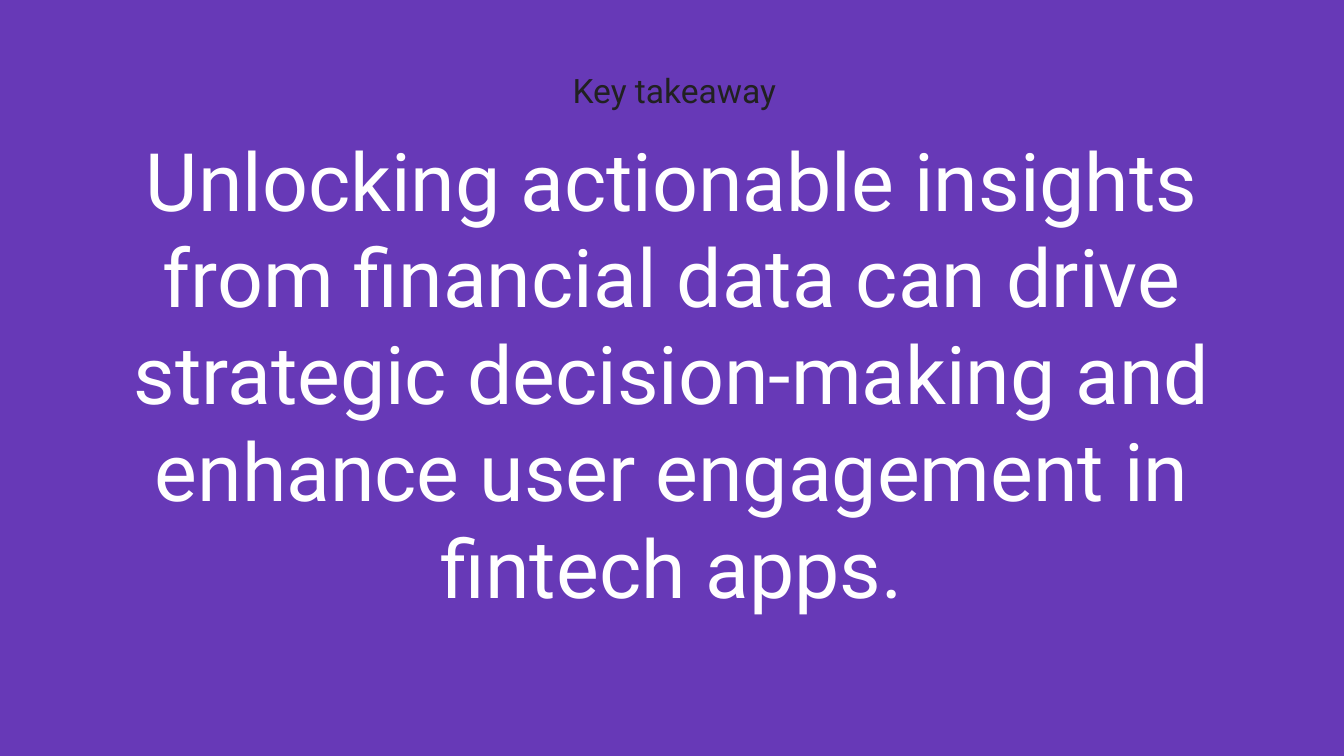
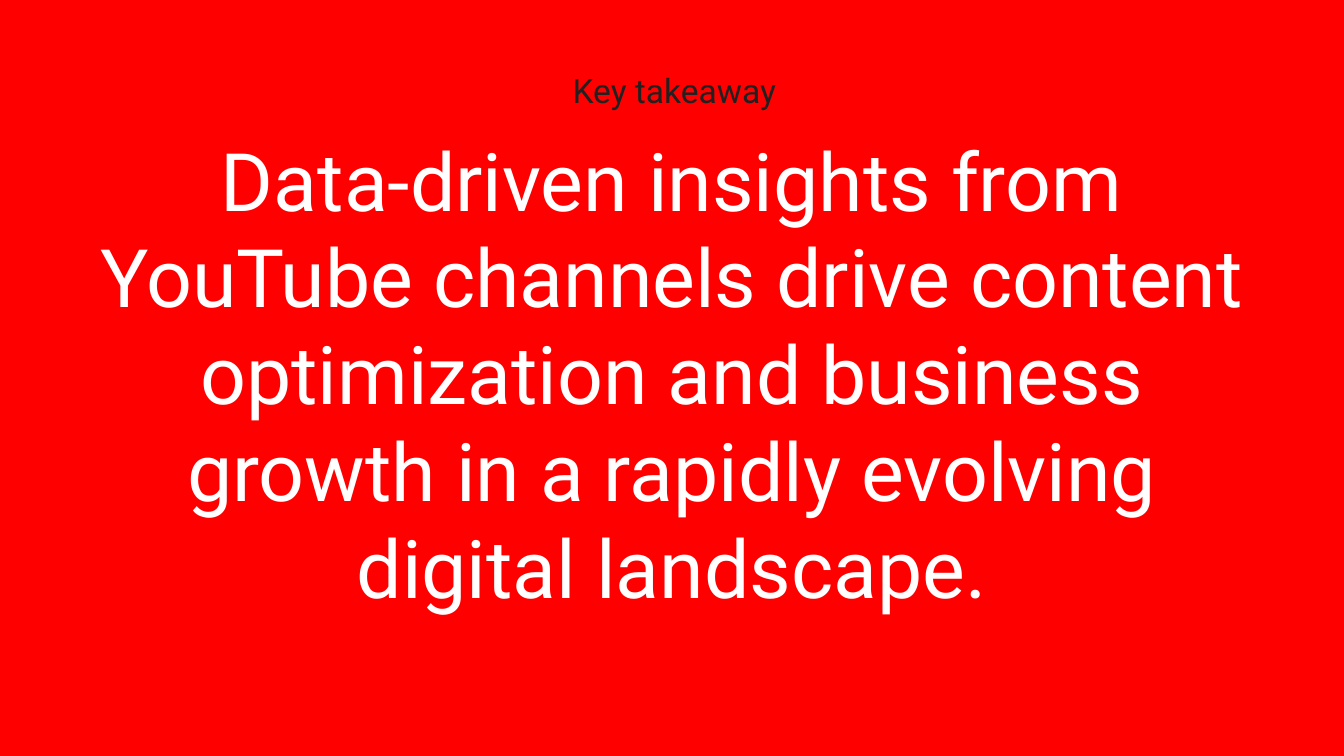
Before and after one commit to surabhi0901/phonepe_pulse_data_visualization_and_exploration, a slide deck: slide 11 of project-overview.pptx (slide 10 before the commit). Drawn at 1344x756 pixels with LibreOffice and Linux fonts; fonts in the diff are those of the drawing. Boxes give left, top, right and bottom in pixels: in the first picture for what was removed or moved away, otherwise in the second. Text is boxed around its words. In the diff, an @@ line names an element or a change of style, - is before the commit and + after.

```diff
--- a/project-overview.pptx
+++ b/project-overview.pptx
@@ background #6739B7 to #FF0000 @@
@@ title at bbox=[100, 149, 1243, 615]: text changed @@
-Unlocking actionable insights from financial data can drive strategic decision-making and enhance user engagement in fintech apps.
+Data-driven insights from YouTube channels drive content optimization and business growth in a rapidly evolving digital landscape.
```
Also in this commit, not shown: 8 other slides changed, 3 slides added, 2 slides removed.
